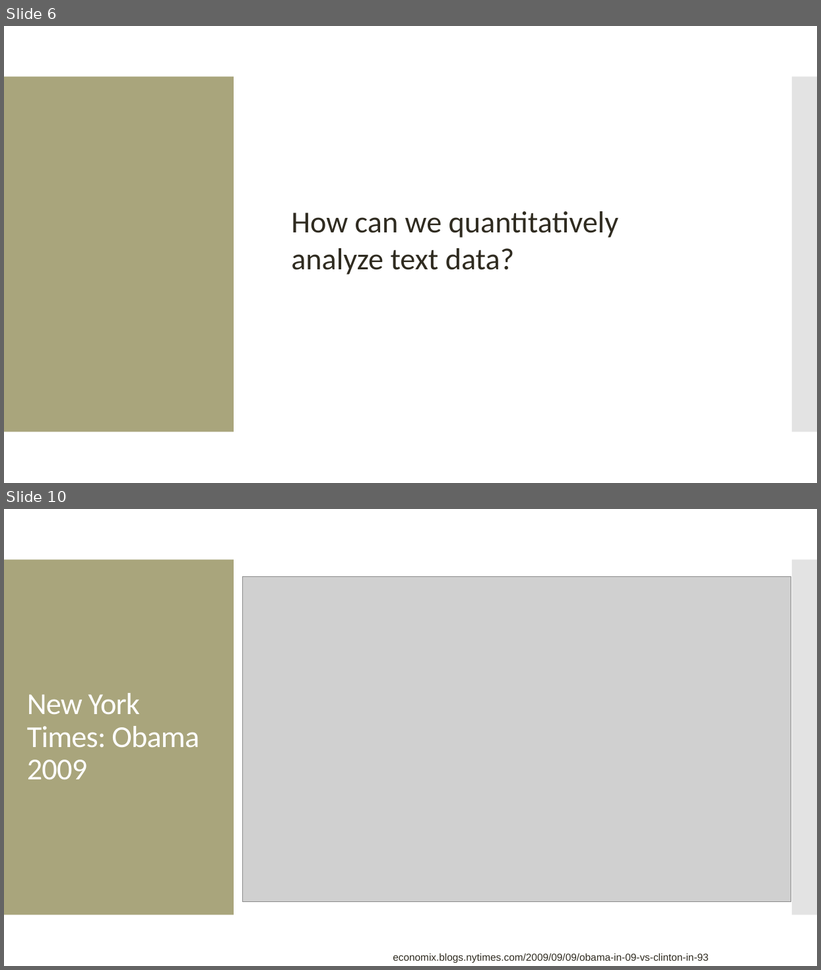
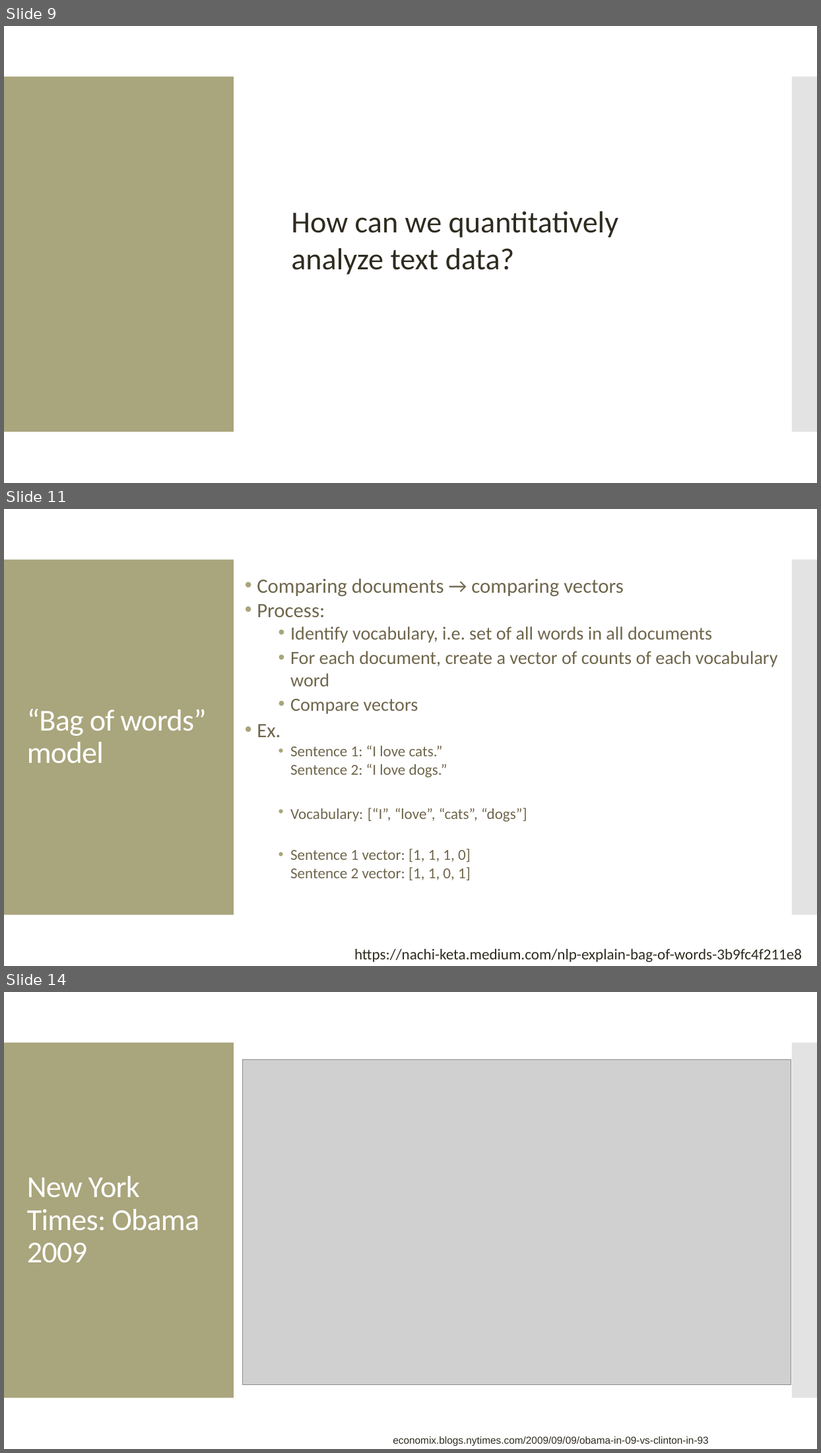
Before and after one commit to amosca01/SDS-CSC109, a slide deck: slides/13-text.pptx. Shown one above the other, each under a label of ours: slides 6 and 10 before the commit, slides 9, 11 and 14 after it; the slides between them are not shown. The pictures are 821x970 and 821x1453 pixels, drawn with LibreOffice and Linux fonts; fonts in the diff are those of the drawing; grey boxes stand for pictures. Boxes give left, top, right and bottom in pixels: in the first picture for what was removed or moved away, otherwise in the second. Text is boxed around its words. In the diff, an @@ line names an element or a change of style, - is before the commit and + after.

```diff
--- a/slides/13-text.pptx
+++ b/slides/13-text.pptx
@@ slide 11 added at [4, 509, 817, 966], background #FFFFFF; not listed: 2 template elements that a slide beside it also shows @@
@@ text added at [257, 578, 778, 881], 18 pt, text #6F664C @@
+• Comparing documents → comparing vectors
+• Process:
+  • Identify vocabulary, i.e. set of all words in all documents
+  • For each document, create a vector of counts of each vocabulary word
+  • Compare vectors
+• Ex.
+  • Sentence 1: “I love cats.”
+    Sentence 2: “I love dogs.”
+  • Vocabulary: [“I”, “love”, “cats”, “dogs”]
+  • Sentence 1 vector: [1, 1, 1, 0]
+    Sentence 2 vector: [1, 1, 0, 1]
@@ text added at [27, 709, 206, 763], 36 pt, text #FFFFFF @@
+“Bag of words” model
@@ text added at [354, 949, 802, 962], 18 pt, text #2F2B20 @@
+https://nachi-keta.medium.com/nlp-explain-bag-of-words-3b9fc4f211e8
@@ what was slide 6 is now slide 9 @@
@@ what was slide 10 is now slide 14 @@
```
Also in this commit, not shown: 3 slides changed, 5 other slides added, 2 slides removed, 3 other files.
